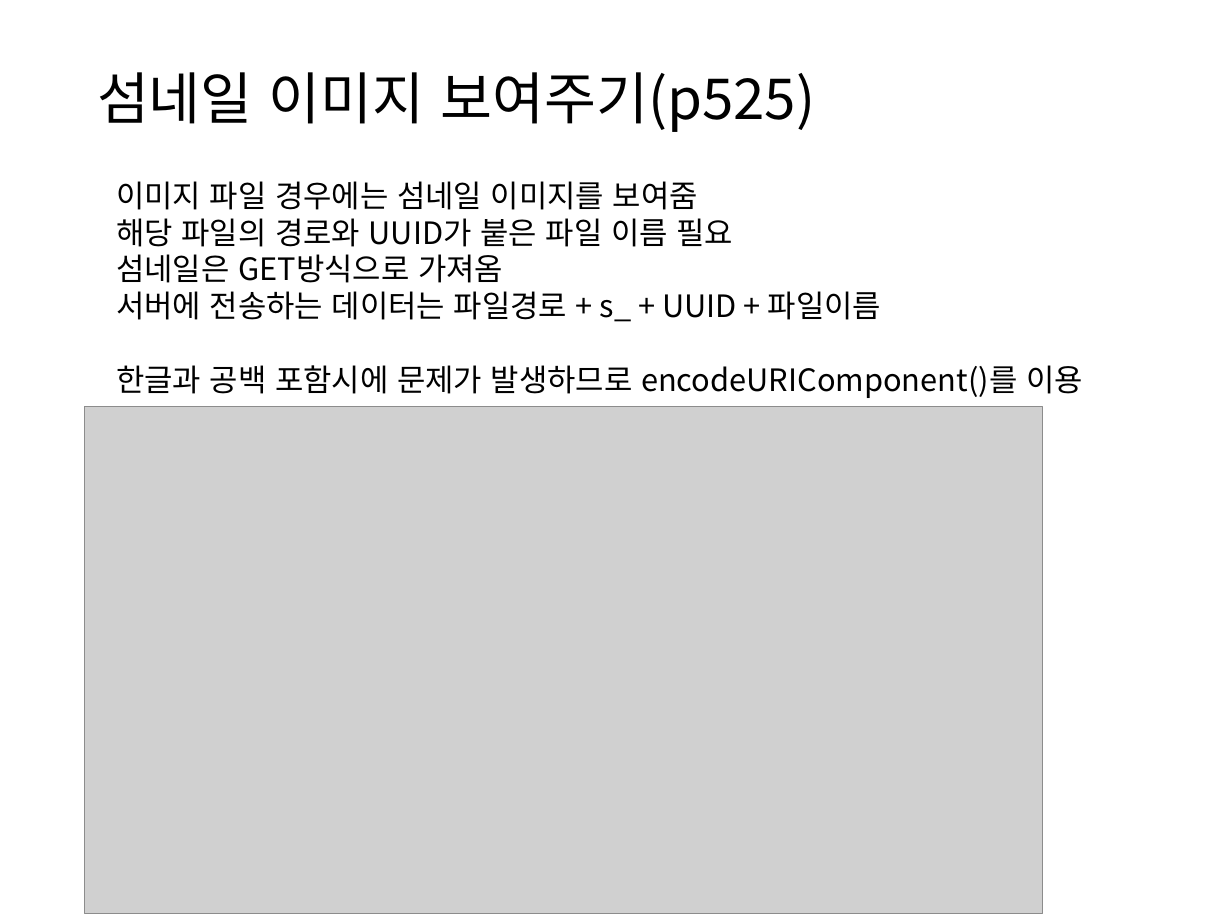
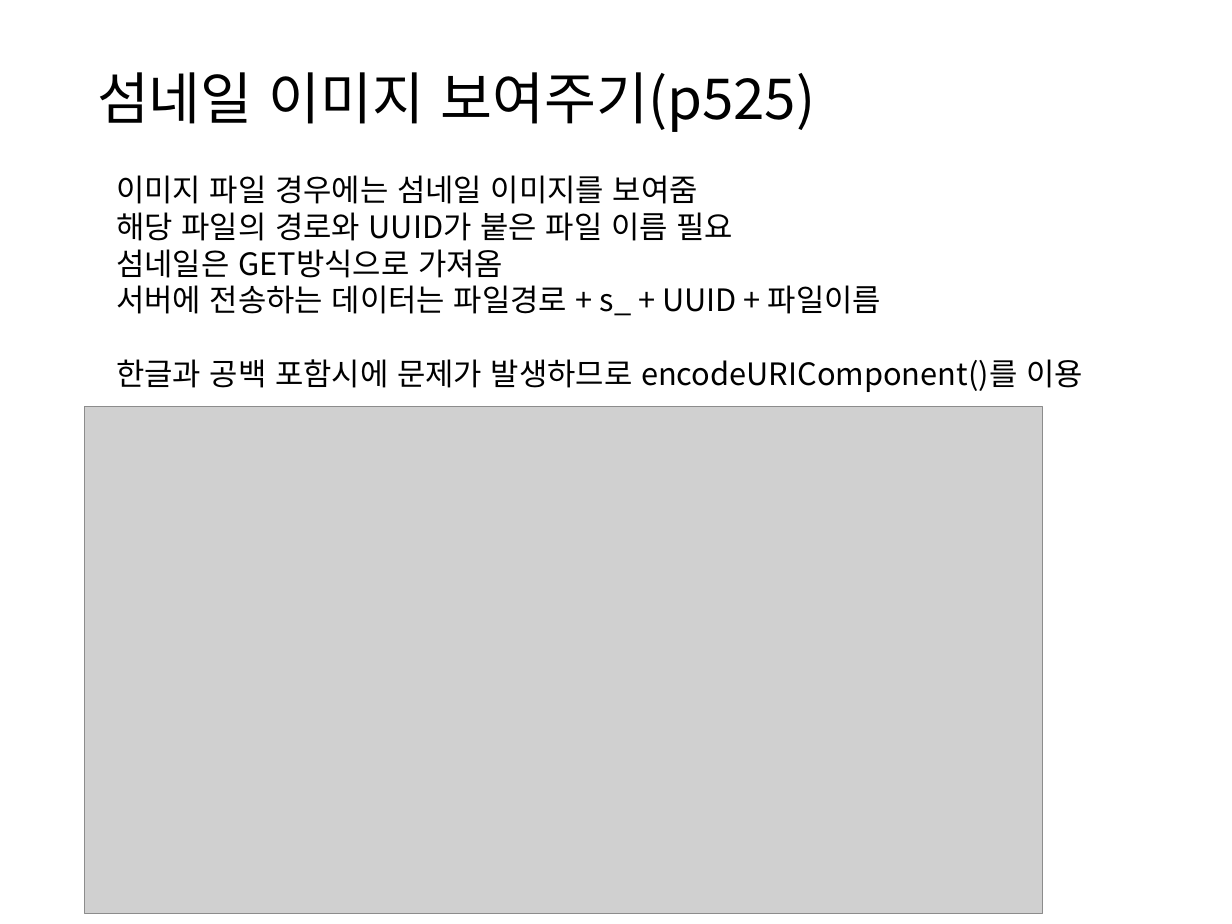
Before and after one commit to itrecipe/Web_Study_ez, a slide deck: slide 38 of spring - 학습자료/코드로 배우는 스프링 웹 프로젝트 (개정판) 학습자료/PART6.pptx. Drawn at 1232x924 pixels with LibreOffice and Linux fonts; fonts in the diff are those of the drawing; grey boxes stand for pictures. Boxes give left, top, right and bottom in pixels: in the first picture for what was removed or moved away, otherwise in the second. Text is boxed around its words. In the diff, an @@ line names an element or a change of style, - is before the commit and + after.

```diff
--- a/spring - 학습자료/코드로 배우는 스프링 웹 프로젝트 (개정판) 학습자료/PART6.pptx
+++ b/spring - 학습자료/코드로 배우는 스프링 웹 프로젝트 (개정판) 학습자료/PART6.pptx
@@ text "이미지 파일 경우에는 섬네일 이미지를 ...": place and size @@
-text "이미지 파일 경우에는 섬네일 이미지를 ..." at <box>116,181,1083,398</box>
+text "이미지 파일 경우에는 섬네일 이미지를 ..." at <box>116,175,1083,392</box>
```
Also in this commit, not shown: 1 slide added, 1 slide removed.
